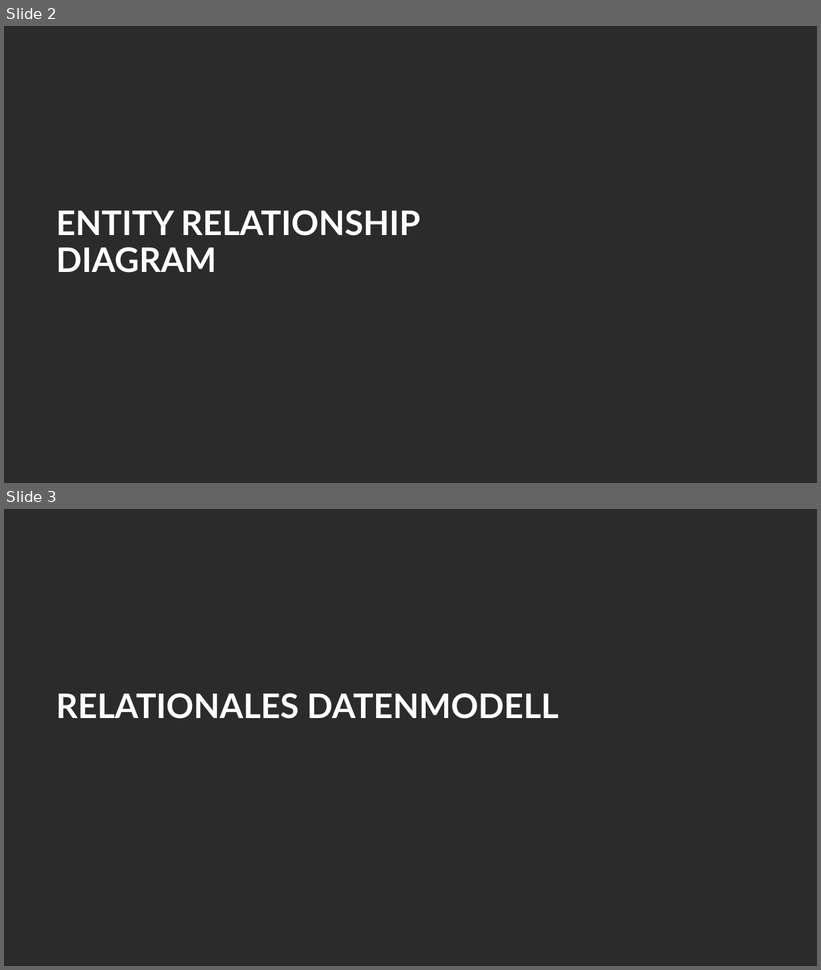
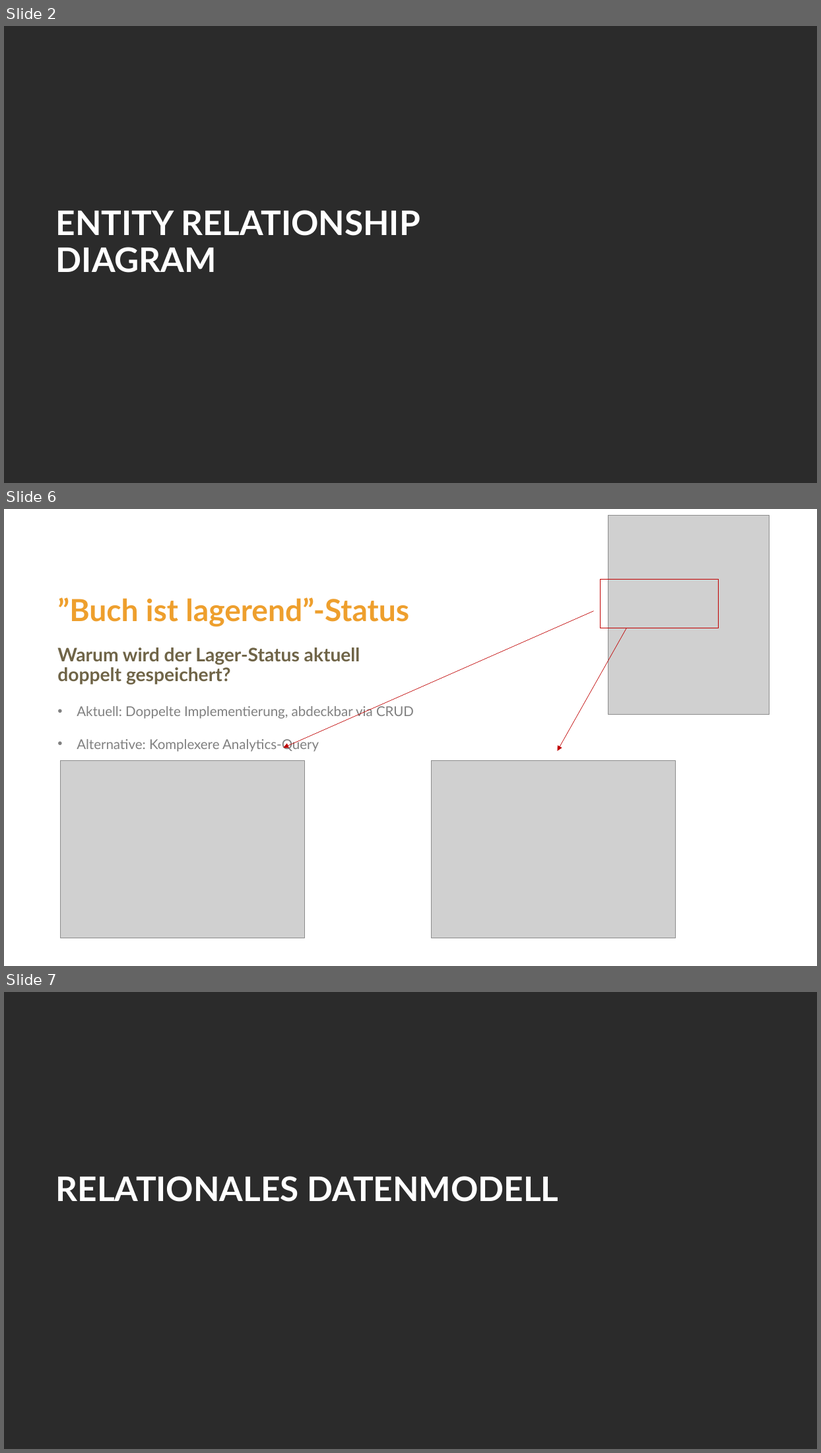
Before and after one commit to curarin/fh-sem2-db-project, a slide deck: requirements/pptx/2026-05-15-version-paul.pptx. Shown one above the other, each under a label of ours: slides 2 and 3 before the commit, slides 2, 6 and 7 after it; the slides between them are not shown. The pictures are 821x970 and 821x1453 pixels, drawn with LibreOffice and Linux fonts; fonts in the diff are those of the drawing; grey boxes stand for pictures; background and template pictures are left out; a plain dark background stands for a picture behind light text. Boxes give left, top, right and bottom in pixels: in the first picture for what was removed or moved away, otherwise in the second. Text is boxed around its words. In the diff, an @@ line names an element or a change of style, - is before the commit and + after.

```diff
--- a/requirements/pptx/2026-05-15-version-paul.pptx
+++ b/requirements/pptx/2026-05-15-version-paul.pptx
@@ slide 6 added at bbox=[4, 509, 817, 966], background #FFFFFF @@
@@ picture added at bbox=[609, 516, 770, 715] @@
@@ rectangle added at bbox=[601, 579, 719, 628], outline #C00000 1 pt @@
@@ title added at bbox=[57, 597, 409, 626], 36 pt, text #EE9F2D, bold @@
+”Buch ist lagerend”-Status
@@ arrow added from (594, 611) to (283, 748), #C00000 0.5 pt @@
@@ arrow added from (627, 628) to (557, 751), #C00000 0.5 pt @@
@@ text added at bbox=[57, 648, 360, 685], 22 pt, text #6F6447, bold @@
+Warum wird der Lager-Status aktuell
+doppelt gespeichert?
@@ text added at bbox=[77, 704, 414, 752], 16 pt, text #808080 @@
+• Aktuell: Doppelte Implementierung, abdeckbar via CRUD
+• Alternative: Komplexere Analytics-Query
@@ picture added at bbox=[61, 761, 305, 939] @@
@@ picture added at bbox=[432, 761, 676, 939] @@
@@ what was slide 3 is now slide 7 @@
```
Also in this commit, not shown: 3 other slides added, 1 other file.
